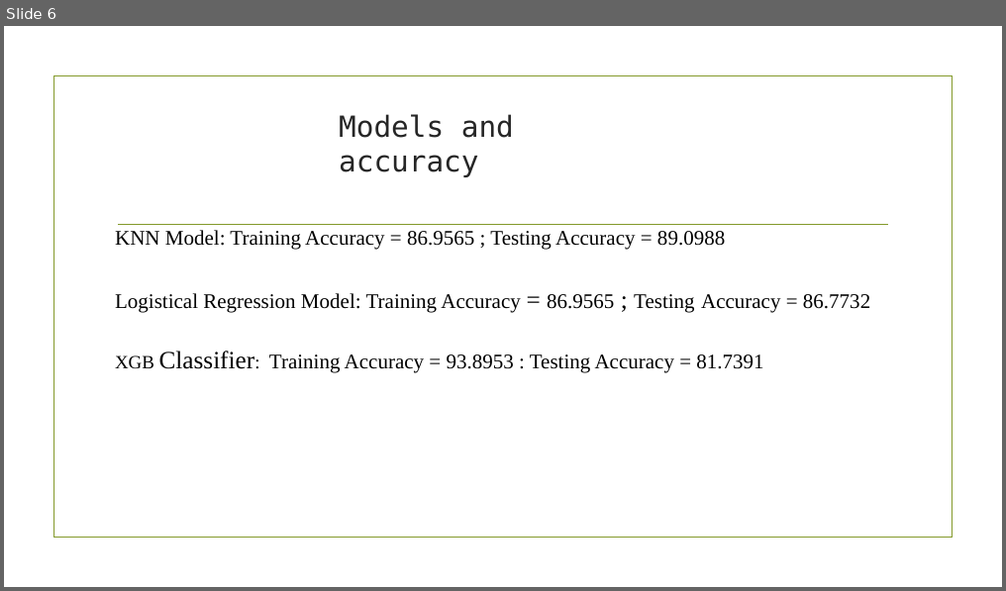
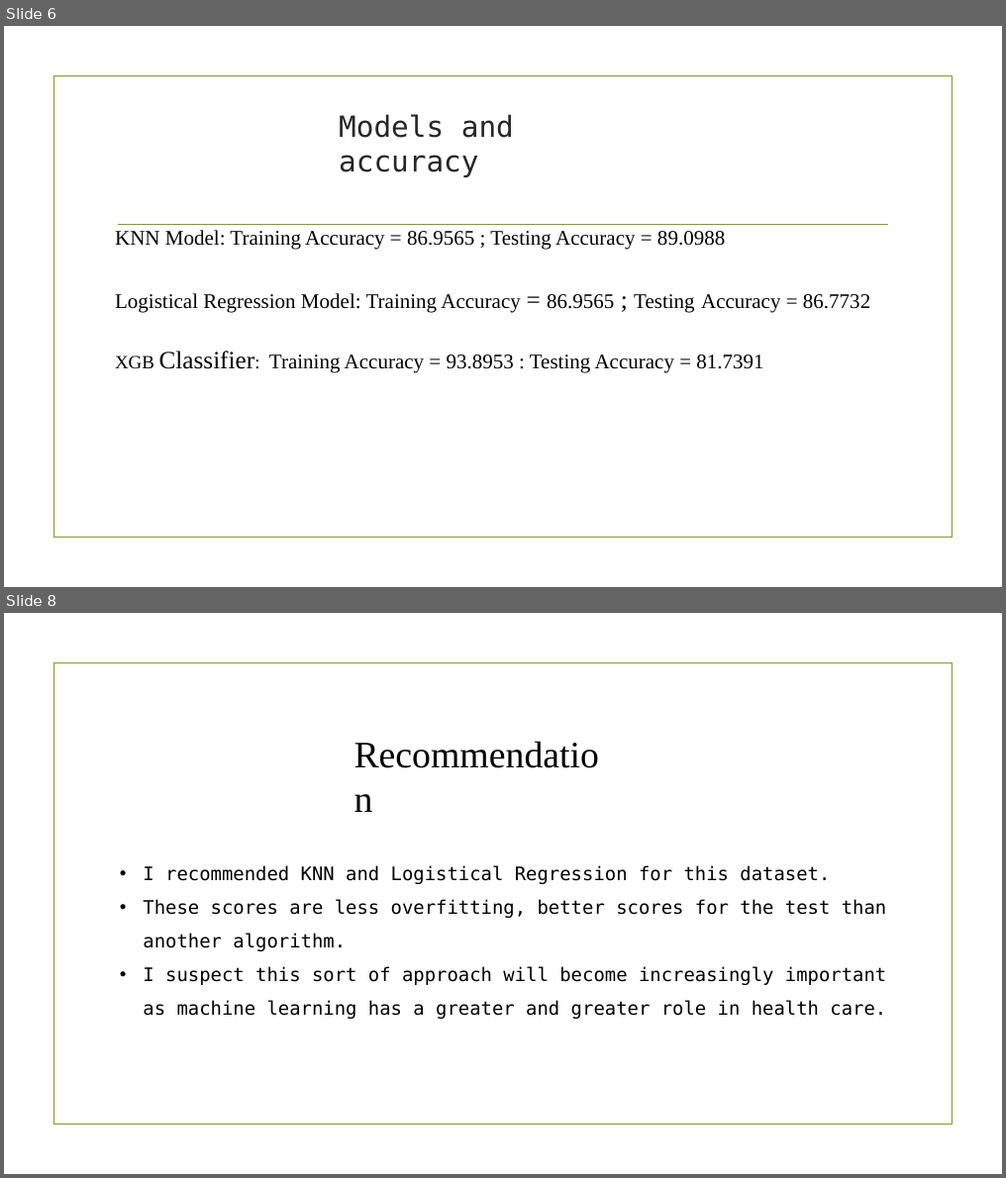
Before and after one commit to rajasreekalli/Data-Visualization, a slide deck: H.H.pptx. Shown one above the other, each under a label of ours: slide 6 before the commit, slides 6 and 8 after it; the slides between them are not shown. The pictures are 1006x591 and 1006x1178 pixels, drawn with LibreOffice and Linux fonts; fonts in the diff are those of the drawing; background and template pictures are left out. Boxes give left, top, right and bottom in pixels: in the first picture for what was removed or moved away, otherwise in the second. Text is boxed around its words. In the diff, an @@ line names an element or a change of style, - is before the commit and + after.

```diff
--- a/H.H.pptx
+++ b/H.H.pptx
@@ slide 8 added at [4, 613, 1002, 1174], background picture (left out); not listed: 1 template element that a slide beside it also shows @@
@@ text added at [347, 727, 622, 780], 36 pt, text #000000 @@
+Recommendation
@@ text added at [143, 865, 887, 1019], 18 pt, text #000000 @@
+• I recommended KNN and Logistical Regression for this dataset.
+• These scores are less overfitting, better scores for the test than another algorithm.
+• I suspect this sort of approach will become increasingly important as machine learning has a greater and greater role in health care.
```
Also in this commit, not shown: 3 slides changed, 1 slide removed.
